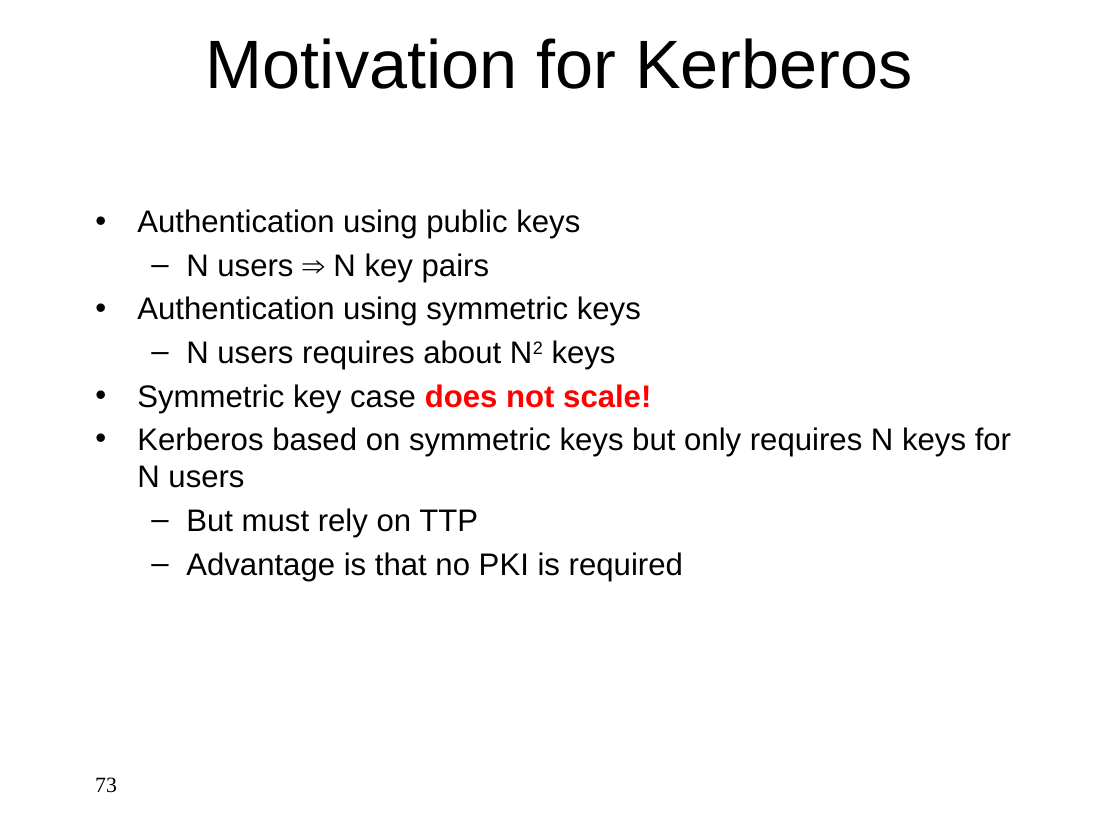
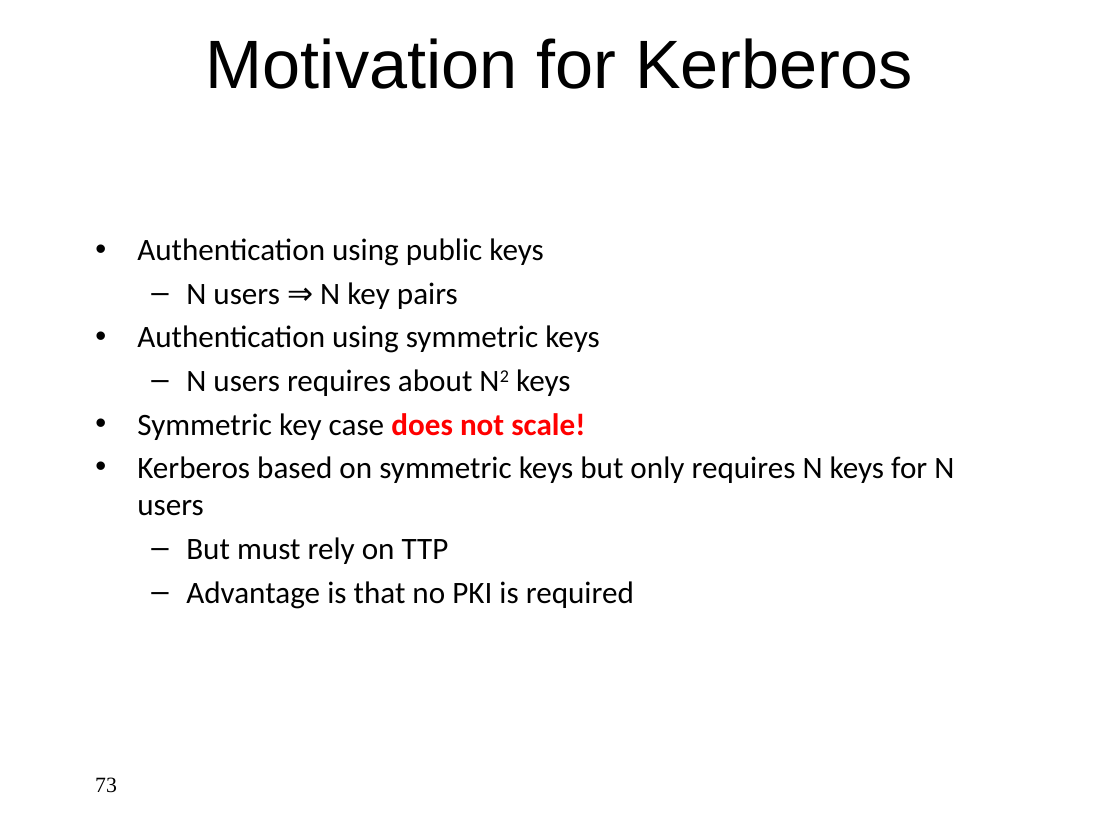
Before and after one commit to jlmucb/class_notes, a slide deck: slide 73 of BerkeleyClass/CS290Spring2013/Lectures/Cryptoclass9.pptx. Drawn at 1120x840 pixels with LibreOffice and Linux fonts; fonts in the diff are those of the drawing. Boxes give left, top, right and bottom in pixels: in the first picture for what was removed or moved away, otherwise in the second. Text is boxed around its words. In the diff, an @@ line names an element or a change of style, - is before the commit and + after.

```diff
--- a/BerkeleyClass/CS290Spring2013/Lectures/Cryptoclass9.pptx
+++ b/BerkeleyClass/CS290Spring2013/Lectures/Cryptoclass9.pptx
@@ text "Authentication using public keys": place and size @@
-text "Authentication using public keys" at box(137, 209, 1011, 581)
+text "Authentication using public keys" at box(137, 238, 954, 609)
@@ text "Authentication using public keys" at box(137, 238, 954, 609): font Arial to Calibri @@
```
Also in this commit, not shown: 115 other slides changed, 1 other file.
